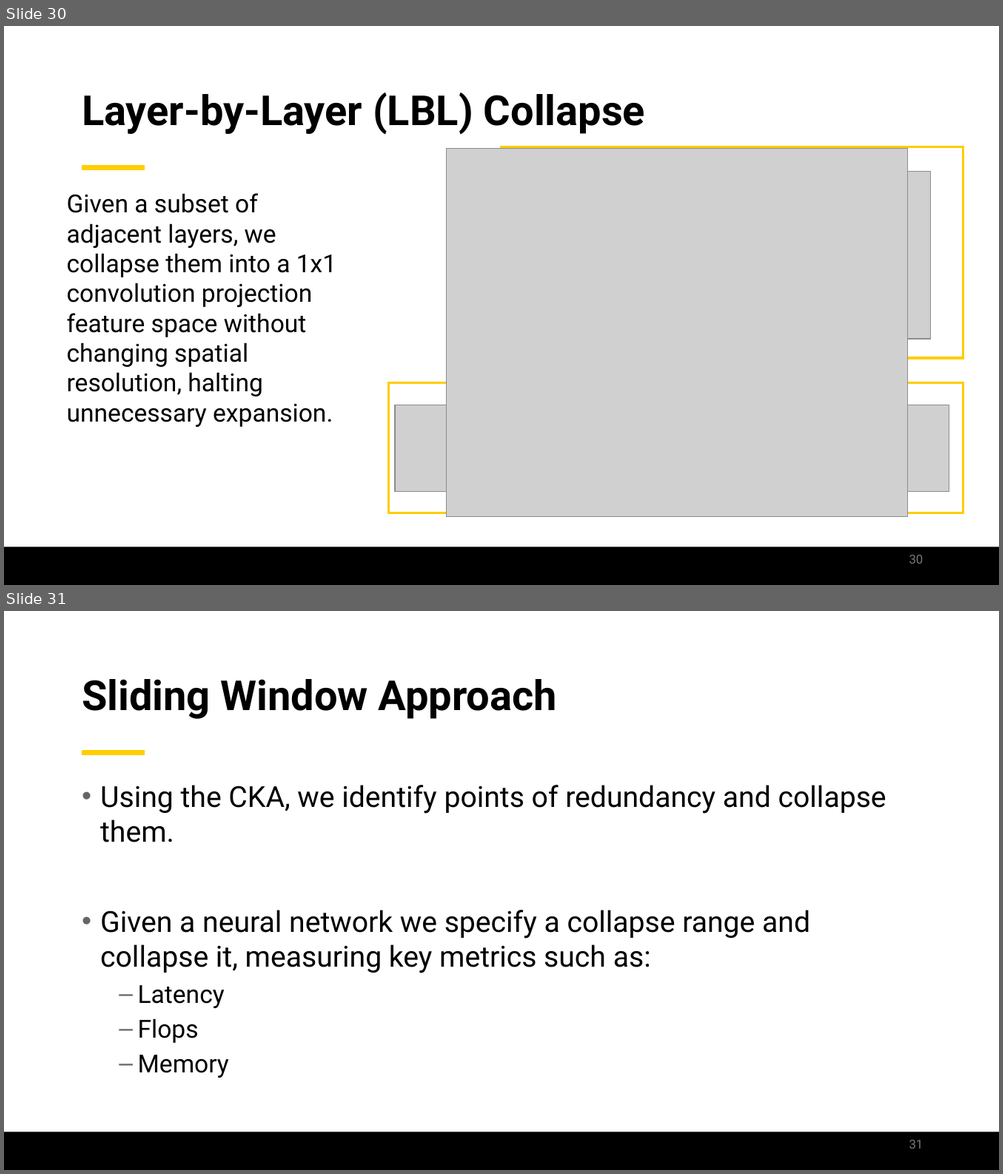
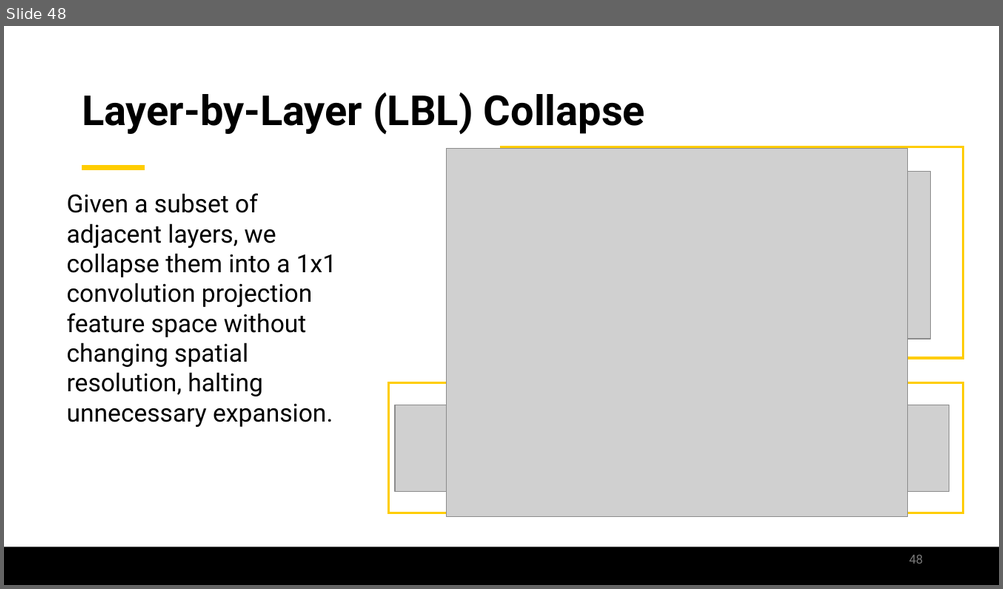
Before and after one commit to jamilgafur/Presentation, a slide deck: Presentation.pptx. Shown one above the other, each under a label of ours: slides 30 and 31 before the commit, slide 48 after it. The pictures are 1003x1174 and 1003x589 pixels, drawn with LibreOffice and Linux fonts; fonts in the diff are those of the drawing; grey boxes stand for pictures; background and template pictures are left out. Boxes give left, top, right and bottom in pixels: in the first picture for what was removed or moved away, otherwise in the second. Text is boxed around its words. In the diff, an @@ line names an element or a change of style, - is before the commit and + after.

```diff
--- a/Presentation.pptx
+++ b/Presentation.pptx
@@ slide 31 removed at box(4, 611, 999, 1170), background #FFFFFF; not listed: 2 template elements that a slide beside it also shows @@
@@ title removed at box(82, 679, 557, 719) @@
-Sliding Window Approach
@@ text removed at box(100, 785, 886, 1078) @@
-• Using the CKA, we identify points of redundancy and collapse them.
-• Given a neural network we specify a collapse range and collapse it, measuring key metrics such as:
-  – Latency
-  – Flops
-  – Memory
@@ page number removed at box(909, 1140, 923, 1149) @@
-31
@@ what was slide 30 is now slide 48 @@
@@ page number at box(909, 555, 923, 564): text changed @@
-30
+48
```
Also in this commit, not shown: 10 slides changed, 7 slides added, 8 other slides removed.
